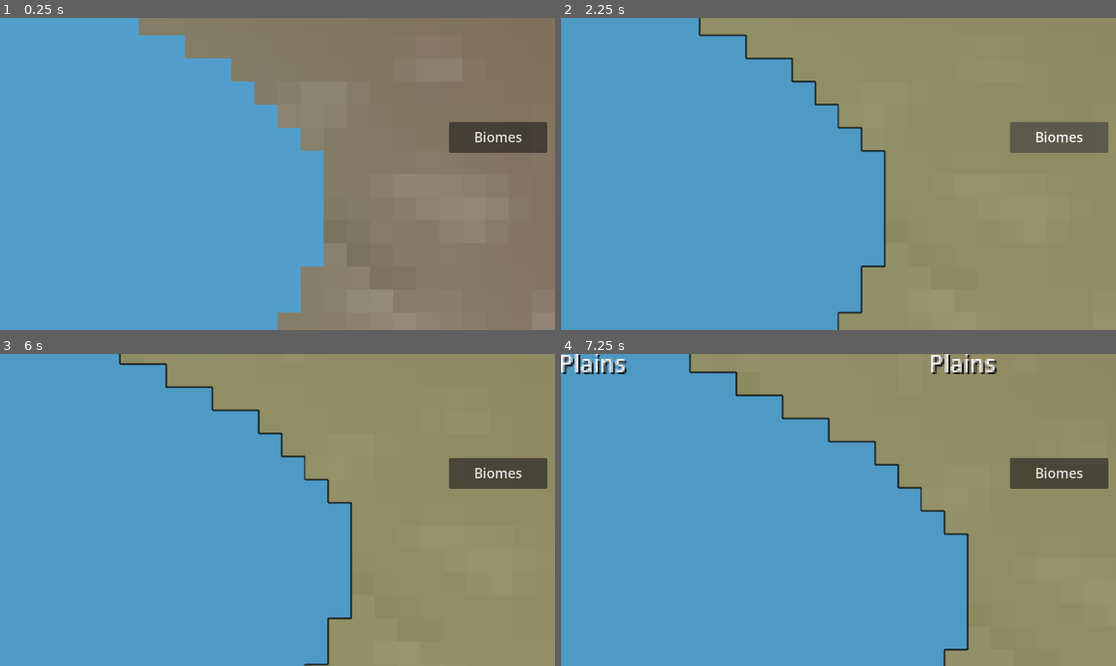
Above: before the commit, frames 1-4 (two rows, left to right).
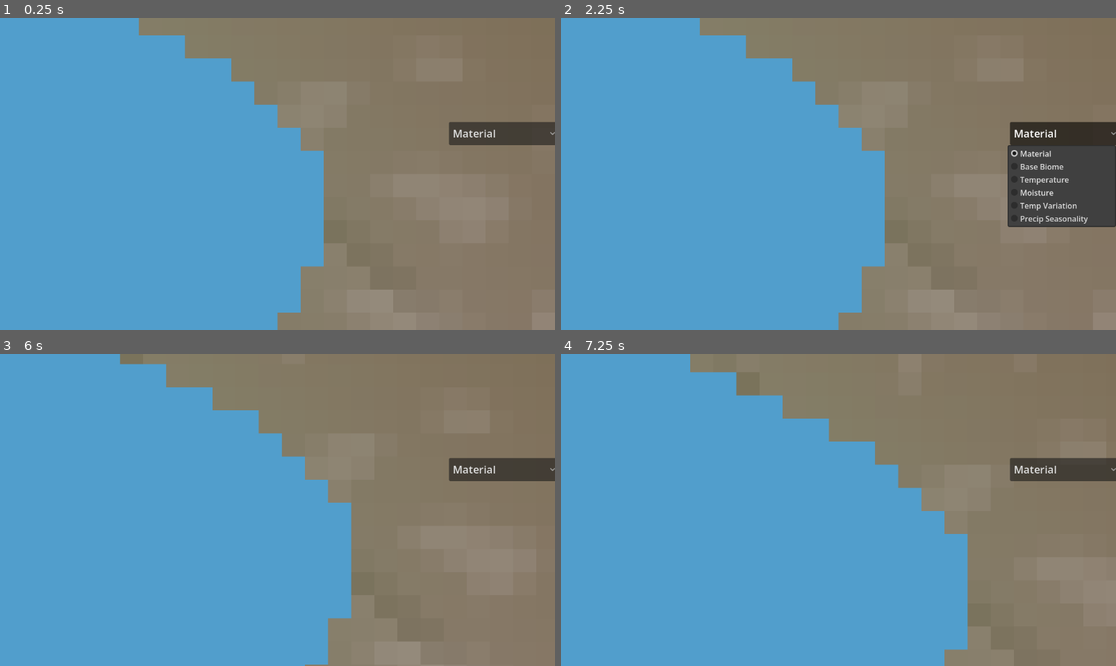
Above: after the commit, the same moments.

Repository: joahreason/explore
Game: Godot game, scene res://world.tscn
Two runs of this game, one before a commit and one after it. Both use one fixed random seed, a clock stepped at 60 frames per second and the inputs below.
Inputs (mouse positions are in pixels of both pictures, inside the frame that each line leads up to):
- Up to frame 1 (0.25 s): no input
- Up to frame 2 (2.25 s): click (1060, 136) at 0.5 s, where only the run before the commit has a clickable "Biomes"; click (1066, 133) at 1.25 s, where only the run after the commit has a clickable "Material"; click (1060, 136) at 2 s, where only the run before the commit has a clickable "Biomes"
- Up to frame 3 (6 s): click (505, 469) at 2.75 s, where only the run after the commit has a clickable "Material"; click (499, 472) at 3.5 s, where only the run before the commit has a clickable "Biomes"; click (505, 469) at 4.25 s, where only the run after the commit has a clickable "Material"; tap Enter at 5 s; move the mouse to (399, 494) at 5.02 s; tap B at 5.1 s; click (399, 494) at 5.17 s; tap Space at 5.75 s; drag from (166, 525) to (249, 572) at 5.77 s
- Up to frame 4 (7.25 s): tap Enter at 6.5 s; move the mouse to (894, 441) at 6.52 s; tap B at 6.6 s; click (894, 441) at 6.67 s

The runs differ from the first frame. In frame 1, 0.8% of the frame differs, in the area x 80-100%, y 33-44%; in frame 2, 9.2%, in the area x 24-100%, y 0-100%; in frame 3, 2.7%; in frame 4, 3.1%.

Commit message:
Biome variety Phase 0+1: seasonality fields + view-mode dropdown
Phase 0: expose wind_strength (already computed internally) in
sample(); reserve/document noise seed offsets so future additions
don't collide (+15/+16 now used, +17 next free).

Phase 1: two new low-frequency regional noise fields, temp_variation
and precip_seasonality - static per-tile data (annual amplitude/
unevenness), not a live seasonal simulation, per plan.

Replaces the old single "Biomes" toggle button with a dropdown
(ViewModeDropdown) listing every debug view. Per plan, heatmap-style
scalar views (Temperature, Moisture, Temp Variation, Precip
Seasonality) are implemented as RENDER METHODS - they swap what color
function builds a chunk's base image (ChunkManager._color_for) and
swap Sprite2D.texture in place when the mode changes - rather than a
translucent overlay layer. Only Base Biome remains an actual drawn
overlay (biome_overlay_chunk.gd), since it needs real text, which
can't be baked into a flat pixel image. The "B" key still quick-
toggles Material/Base Biome; the dropdown covers the full list.

See C:\Users\joahr\.claude\plans\elegant-wandering-ritchie.md for the
full phased plan this follows.

Co-Authored-By: Claude Sonnet 5 <noreply@anthropic.com>
Claude-Session: https://claude.ai/code/session_01FGRKBehJuHB2bSj53HPTpB

Diff:
--- a/scripts/biome_toggle_button.gd
+++ /dev/null
@@ -1,12 +0,0 @@
-extends Button
-
-## Calls the same toggle the "B" key already triggers on ChunkManager
-## (this button's grandparent: World/UI/BiomeButton -> World).
-
-
-func _ready() -> void:
-	pressed.connect(_on_pressed)
-
-
-func _on_pressed() -> void:
-	get_node("../..").toggle_biome_overlay()
--- a/scripts/chunk_manager.gd
+++ b/scripts/chunk_manager.gd
@@ -7,6 +7,7 @@
 ## generation/coloring logic. This file just handles chunk streaming.
 
 const DebugColorizerScript := preload("res://scripts/debug_colorizer.gd")
+const HeatmapColorizerScript := preload("res://scripts/heatmap_colorizer.gd")
 const BiomeClassifierScript := preload("res://scripts/biome_classifier.gd")
 const BiomeOverlayChunkScript := preload("res://scripts/biome_overlay_chunk.gd")
 
@@ -14,6 +15,19 @@
 const CHUNK_SIZE := 16         # tiles per chunk edge
 const MIN_LOAD_RADIUS := 4     # floor on load radius even when zoomed in
 const UNLOAD_BUFFER := 2       # extra chunks beyond load radius before freeing (hysteresis)
+
+## Render-method views swap what color a chunk's base image is built from
+## (see _color_for) - cheap, one Sprite2D per chunk, no extra layer. Only
+## BASE_BIOME additionally draws the label overlay, since text can't be
+## baked into a flat pixel image. Keep in sync with view_mode_dropdown.gd.
+enum ViewMode {
+	MATERIAL,
+	BASE_BIOME,
+	TEMPERATURE,
+	MOISTURE,
+	TEMP_VARIATION,
+	PRECIP_SEASONALITY,
+}
 
 ## Assign a saved WorldGen.tres preset here to tune generation in the
 ## Inspector; if left empty a default-tuned WorldGen is created at runtime.
@@ -27,8 +41,8 @@
 var _target: Node2D
 var _world_gen: WorldGen
 var _loaded_chunks: Dictionary = {}   # Vector2i chunk -> Sprite2D
-var _loaded_overlays: Dictionary = {} # Vector2i chunk -> Node2D (biome overlay), only while enabled
-var _overlay_enabled: bool = false
+var _loaded_overlays: Dictionary = {} # Vector2i chunk -> Node2D (biome overlay), only in BASE_BIOME view
+var _view_mode: ViewMode = ViewMode.MATERIAL
 var _last_center: Vector2i = Vector2i(1 << 30, 1 << 30)  # force first update
 var _last_load_radius: int = -1
 
@@ -70,13 +84,30 @@
 		toggle_biome_overlay()
 
 
-## Public so both the "B" key and the on-screen button can trigger it.
+## Quick keyboard shortcut: hop between Material and Base Biome. The dropdown
+## (view_mode_dropdown.gd) covers the full view list via set_view_mode().
 func toggle_biome_overlay() -> void:
-	_overlay_enabled = not _overlay_enabled
-	if _overlay_enabled:
+	set_view_mode(ViewMode.MATERIAL if _view_mode == ViewMode.BASE_BIOME else ViewMode.BASE_BIOME)
+
+
+## Public entry point for the view-mode dropdown. Regenerates every currently
+## loaded chunk's image in place (swap Sprite2D.texture) rather than adding a
+## second layer - see plan doc §7 for why heatmap views are render methods,
+## not overlays.
+func set_view_mode(mode: ViewMode) -> void:
+	if mode == _view_mode:
+		return
+	var was_biome := _view_mode == ViewMode.BASE_BIOME
+	_view_mode = mode
+	var now_biome := _view_mode == ViewMode.BASE_BIOME
+
+	for chunk_coord in _loaded_chunks.keys():
+		_regenerate_chunk_image(chunk_coord)
+
+	if now_biome and not was_biome:
 		for chunk_coord in _loaded_chunks.keys():
 			_generate_overlay_chunk(chunk_coord)
-	else:
+	elif was_biome and not now_biome:
 		for overlay in _loaded_overlays.values():
 			overlay.queue_free()
 		_loaded_overlays.clear()
@@ -125,18 +156,36 @@
 			_unload_chunk(c)
 
 
+## Picks the color function for the current view mode. BASE_BIOME has no
+## dedicated per-tile color of its own - it keeps the Material look as its
+## base image and relies entirely on the drawn label overlay on top.
+func _color_for(sample: Dictionary) -> Color:
+	match _view_mode:
+		ViewMode.TEMPERATURE:
+			return HeatmapColorizerScript.temperature(sample)
+		ViewMode.MOISTURE:
+			return HeatmapColorizerScript.moisture(sample)
+		ViewMode.TEMP_VARIATION:
+			return HeatmapColorizerScript.temp_variation(sample)
+		ViewMode.PRECIP_SEASONALITY:
+			return HeatmapColorizerScript.precip_seasonality(sample)
+		_:
+			return DebugColorizerScript.color_for(sample)
+
+
+func _build_chunk_image(chunk_coord: Vector2i) -> Image:
+	var base := chunk_coord * CHUNK_SIZE
+	var img := Image.create(CHUNK_SIZE, CHUNK_SIZE, false, Image.FORMAT_RGB8)
+	for ly in range(CHUNK_SIZE):
+		for lx in range(CHUNK_SIZE):
+			var sample := _world_gen.sample(base.x + lx, base.y + ly)
+			img.set_pixel(lx, ly, _color_for(sample))
+	return img
+
+
 func _generate_chunk(chunk_coord: Vector2i) -> void:
 	var base := chunk_coord * CHUNK_SIZE
-	var img := Image.create(CHUNK_SIZE, CHUNK_SIZE, false, Image.FORMAT_RGB8)
-
-	for ly in range(CHUNK_SIZE):
-		for lx in range(CHUNK_SIZE):
-			var wx := base.x + lx
-			var wy := base.y + ly
-			var sample := _world_gen.sample(wx, wy)
-			img.set_pixel(lx, ly, DebugColorizerScript.color_for(sample))
-
-	var texture := ImageTexture.create_from_image(img)
+	var texture := ImageTexture.create_from_image(_build_chunk_image(chunk_coord))
 	var sprite := Sprite2D.new()
 	sprite.texture = texture
 	sprite.centered = false
@@ -147,8 +196,13 @@
 
 	_loaded_chunks[chunk_coord] = sprite
 
-	if _overlay_enabled:
+	if _view_mode == ViewMode.BASE_BIOME:
 		_generate_overlay_chunk(chunk_coord)
+
+
+func _regenerate_chunk_image(chunk_coord: Vector2i) -> void:
+	var sprite: Sprite2D = _loaded_chunks[chunk_coord]
+	sprite.texture = ImageTexture.create_from_image(_build_chunk_image(chunk_coord))
 
 
 ## Biome labels are derived from the same WorldGen fields but sampled on a
--- /dev/null
+++ b/scripts/heatmap_colorizer.gd
@@ -0,0 +1,37 @@
+class_name HeatmapColorizer
+extends RefCounted
+
+## Debug render-method views: each function maps one WorldGen sample() field
+## to a flat color via a simple ramp (same lerp technique as
+## DebugColorizer._water_color). These REPLACE a chunk's base image color
+## (see ChunkManager.ViewMode) rather than drawing as an overlay - swapping
+## Sprite2D.texture is enough, no extra node/layer needed.
+
+const COLD := Color(0.15, 0.35, 0.85)
+const NEUTRAL := Color(0.85, 0.85, 0.85)
+const HOT := Color(0.9, 0.25, 0.15)
+
+const DRY := Color(0.75, 0.55, 0.25)
+const WET := Color(0.15, 0.45, 0.85)
+
+const LOW := Color(0.1, 0.1, 0.15)
+const HIGH := Color(0.95, 0.9, 0.4)
+
+
+static func temperature(s: Dictionary) -> Color:
+	var t01 := clampf((float(s["temperature"]) + 1.0) * 0.5, 0.0, 1.0)
+	if t01 < 0.5:
+		return COLD.lerp(NEUTRAL, t01 * 2.0)
+	return NEUTRAL.lerp(HOT, (t01 - 0.5) * 2.0)
+
+
+static func moisture(s: Dictionary) -> Color:
+	return DRY.lerp(WET, clampf(float(s["moisture"]), 0.0, 1.0))
+
+
+static func temp_variation(s: Dictionary) -> Color:
+	return LOW.lerp(HIGH, clampf(float(s["temp_variation"]), 0.0, 1.0))
+
+
+static func precip_seasonality(s: Dictionary) -> Color:
+	return LOW.lerp(HIGH, clampf(float(s["precip_seasonality"]), 0.0, 1.0))
--- /dev/null
+++ b/scripts/view_mode_dropdown.gd
@@ -0,0 +1,26 @@
+extends OptionButton
+
+## Lists every ChunkManager.ViewMode; selecting one calls set_view_mode() on
+## the World node (grandparent: World/UI/ViewModeDropdown -> World).
+
+const ChunkManagerScript := preload("res://scripts/chunk_manager.gd")
+
+const ITEMS := [
+	{"label": "Material", "mode": ChunkManagerScript.ViewMode.MATERIAL},
+	{"label": "Base Biome", "mode": ChunkManagerScript.ViewMode.BASE_BIOME},
+	{"label": "Temperature", "mode": ChunkManagerScript.ViewMode.TEMPERATURE},
+	{"label": "Moisture", "mode": ChunkManagerScript.ViewMode.MOISTURE},
+	{"label": "Temp Variation", "mode": ChunkManagerScript.ViewMode.TEMP_VARIATION},
+	{"label": "Precip Seasonality", "mode": ChunkManagerScript.ViewMode.PRECIP_SEASONALITY},
+]
+
+
+func _ready() -> void:
+	for item in ITEMS:
+		add_item(item["label"])
+	item_selected.connect(_on_item_selected)
+
+
+func _on_item_selected(index: int) -> void:
+	var world := get_node("../..")
+	world.set_view_mode(ITEMS[index]["mode"])
--- a/scripts/world_gen.gd
+++ b/scripts/world_gen.gd
@@ -92,6 +92,16 @@
 @export var wind_strength_frequency: float = 0.002
 @export var wind_dir_frequency: float = 0.0018
 
+# --- Seasonality ---
+# Static per-tile data only (annual amplitude, not a live day/season clock).
+# temp_variation: how much temperature swings across the year on top of the
+# annual-mean `temperature` field. precip_seasonality: how unevenly rainfall
+# is distributed through the year (low = steady, high = monsoon/dry-season
+# contrast) on top of the annual-mean `moisture` field.
+@export_group("Seasonality")
+@export var temp_variation_frequency: float = 0.0012      # regional - stretched by world_scale
+@export var precip_seasonality_frequency: float = 0.0018  # regional - stretched by world_scale
+
 # --- Geology ---
 @export_group("Geology")
 @export var geology_frequency: float = 0.006
@@ -151,8 +161,17 @@
 var _river_line := FastNoiseLite.new()
 var _river_warp := FastNoiseLite.new()
 var _water_region := FastNoiseLite.new()
+var _temp_variation := FastNoiseLite.new()
+var _precip_seasonality := FastNoiseLite.new()
 
 var _configured_seed: int = -1
+
+# Seed offsets in use, so new fields don't collide: +1 elev_base, +2
+# elev_ridge, +3 climate, +4 rainfall, +5 wind_strength, +6 wind_dir,
+# +7 geology, +8 disturbance/disturbance_cell (shared), +9 resource_vein,
+# +10 micro, +11 disturbance_warp, +12 river_line, +13 river_warp,
+# +14 water_region, +15 temp_variation, +16 precip_seasonality.
+# Next free offset: +17.
 
 
 func configure(world_seed: int) -> void:
@@ -172,6 +191,8 @@
 	_setup(_river_line, world_seed + 12, FastNoiseLite.TYPE_SIMPLEX, river_frequency / world_scale, 2)
 	_setup(_river_warp, world_seed + 13, FastNoiseLite.TYPE_SIMPLEX, river_frequency * 3.0 / world_scale, 2)
 	_setup(_water_region, world_seed + 14, FastNoiseLite.TYPE_SIMPLEX, water_region_frequency / world_scale, 2)
+	_setup(_temp_variation, world_seed + 15, FastNoiseLite.TYPE_SIMPLEX, temp_variation_frequency / world_scale, 2)
+	_setup(_precip_seasonality, world_seed + 16, FastNoiseLite.TYPE_SIMPLEX, precip_seasonality_frequency / world_scale, 2)
 
 	# Local features - intentionally NOT scaled by world_scale.
 	_setup(_disturbance, world_seed + 8, FastNoiseLite.TYPE_CELLULAR, disturbance_frequency, 1)
@@ -230,6 +251,10 @@
 	var climate := _climate.get_noise_2d(fx, fy)
 	var micro := _micro.get_noise_2d(fx * 3.0, fy * 3.0) * micro_variation
 	var temperature := clampf(climate - e * elevation_lapse - dy * exposure_sun_strength + micro, -1.0, 1.0)
+
+	# --- seasonality (static data only - see @export_group("Seasonality") doc) ---
+	var temp_variation01 := (_temp_variation.get_noise_2d(fx, fy) + 1.0) * 0.5
+	var precip_seasonality01 := (_precip_seasonality.get_noise_2d(fx, fy) + 1.0) * 0.5
 
 	# --- moisture (rainfall + orographic lift/shadow + shoreline + wind aridity) ---
 	var rainfall01 := (_rainfall.get_noise_2d(fx, fy) + 1.0) * 0.5
@@ -397,6 +422,9 @@
 		"water_body": water_body,
 		"river": river01,
 		"shore_proximity": shore_proximity,
+		"wind_strength": wind_strength01,
+		"temp_variation": temp_variation01,
+		"precip_seasonality": precip_seasonality01,
 	}
 
 
--- a/world.tscn
+++ b/world.tscn
@@ -3,7 +3,7 @@
 [ext_resource type="Script" uid="uid://hx4p5eruo1tv" path="res://scripts/chunk_manager.gd" id="1"]
 [ext_resource type="Script" path="res://scripts/camera_rig.gd" id="2"]
 [ext_resource type="Script" path="res://scripts/reload_button.gd" id="3"]
-[ext_resource type="Script" path="res://scripts/biome_toggle_button.gd" id="4"]
+[ext_resource type="Script" path="res://scripts/view_mode_dropdown.gd" id="4"]
 [ext_resource type="Script" path="res://scripts/seed_input.gd" id="5"]
 [ext_resource type="Script" path="res://scripts/randomize_seed_button.gd" id="6"]
 
@@ -58,13 +58,12 @@
 text = "Reload"
 script = ExtResource("3")
 
-[node name="BiomeButton" type="Button" parent="UI"]
+[node name="ViewModeDropdown" type="OptionButton" parent="UI"]
 anchor_left = 1.0
 anchor_right = 1.0
 offset_left = -220.0
 offset_top = 216.0
 offset_right = -16.0
-offset_bottom = 280.0
-theme_override_font_sizes/font_size = 28
-text = "Biomes"
+offset_bottom = 264.0
+theme_override_font_sizes/font_size = 22
 script = ExtResource("4")
Not shown, added: scripts/randomize_seed_button.gd.uid
Not shown, added: scripts/reload_button.gd.uid
Not shown, added: scripts/seed_input.gd.uid
